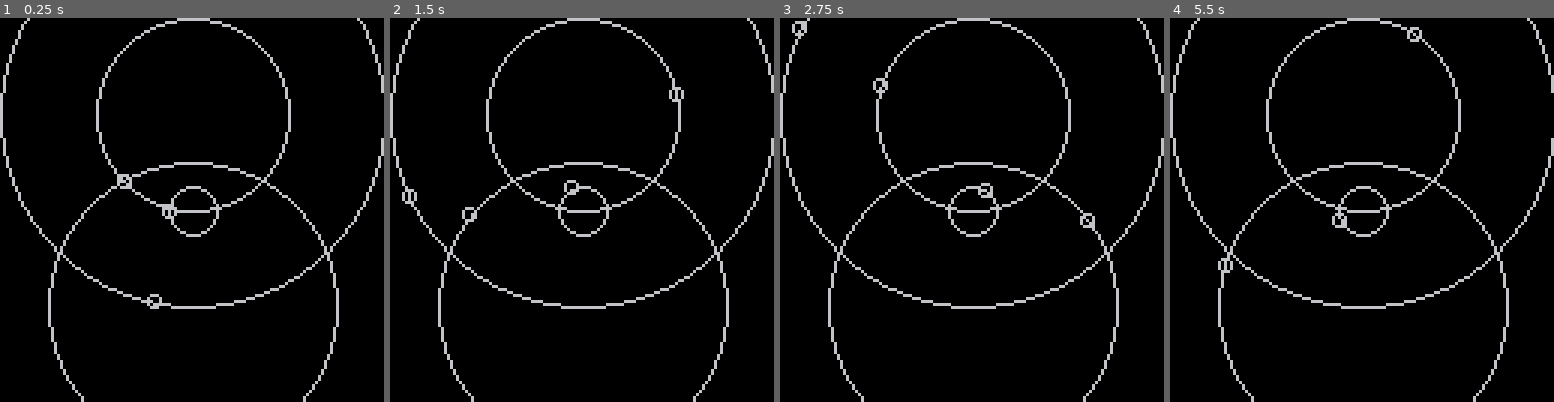
Above: before the commit, frames 1-4 (left to right).
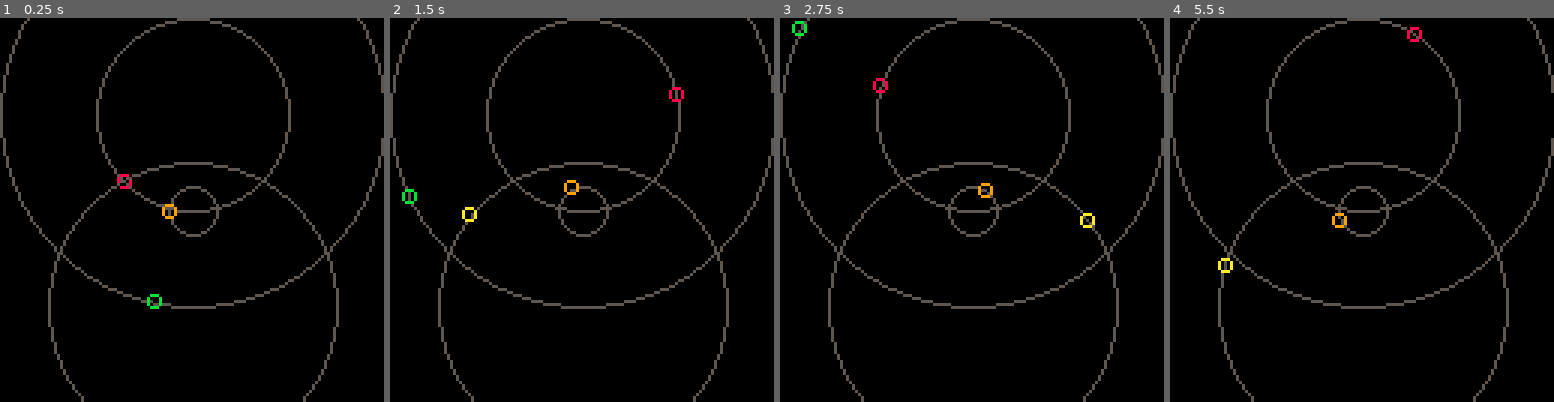
Above: after the commit, the same moments.

Repository: adam-sporka/pico-8-projects
Game: PICO-8 cartridge incomplete/proximity-makes-sound.p8
The game is run twice, just before and just after one commit, with the same random seed, the same clock (stepped at 60 frames per second) and the same inputs.
Inputs:
- Up to frame 1 (0.25 s): no input
- Up to frame 2 (1.5 s): no input
- Up to frame 3 (2.75 s): no input
- Up to frame 4 (5.5 s): no input

The runs differ from the first frame. In frame 1, 4.1% of the frame differs, in the area x 0-100%, y 0-100%; in frame 2, 4.2%; in frame 3, 4.2%; in frame 4, 4.2%.

Commit message:
Proximity Makes Sound: distance <=> pitch

Diff:
--- a/incomplete/proximity-makes-sound.p8
+++ b/incomplete/proximity-makes-sound.p8
@@ -1,10 +1,33 @@
 pico-8 cartridge // http://www.pico-8.com
 version 20
 __lua__
+last_beep_channel=3
+function beep(note)
+	--if note>63 then note=63 end
+	note=note%64
+	channel=(last_beep_channel+1)%4
+	al=0x3200+68*channel+2*0
+	ah=al+1
+	c=0
+	e=0
+	v=2
+	w=5
+	p=note
+	bh=shl(c,7)+shl(e,4)+shl(v,1)+shr(w,2)
+	bl=shl(w%4,6)+p
+	poke(al,bl)
+	poke(ah,bh)
+	a=0x3200+68*channel+65
+	poke(a,15)
+	sfx(channel)
+	last_beep_channel=channel
+end
+
 discs={}
 function new_disc(x,y,r,a,w)
 	d={}
 	d.x,d.y,d.r,d.a,d.w=x,y,r,a,w
+	d.color=(#discs)%8+8
 	add(discs,d)
 	return #discs
 end
@@ -13,7 +36,7 @@
 function new_link(i1,i2)
 	l={}
 	l.i1,l.i2=i1,i2
-	l.f,l.e,l.d,l.t=999,999,999,false
+	l.f,l.e,l.d,l.t=0,0,0,false
 	add(links,l)
 end
 
@@ -47,16 +70,16 @@
 	cls()
 	for i=1,#discs do
 		x,y,r=get_disc_pos(i)
-	 circ(x,y,r)
+	 circ(x,y,r,5)
 		x,y=get_point_pos_now(i)
-		circ(x,y,2)
+		circ(x,y,2,discs[i].color)
 	end
 	for i=1,#links do
 		if links[i].t>0 then
 			x1,y1=get_point_pos_now(links[i].i1)
 			x2,y2=get_point_pos_now(links[i].i2)
-			line(x1,y1,x2,y2)
-			sfx(links[i].t)
+			line(x1,y1,x2,y2,6)
+			beep(links[i].d)
 		end
 	end
 end
@@ -75,7 +98,7 @@
 		x2,y2=get_point_pos_next(links[i].i2)
 		d1=abs(x2-x1)
 		d2=abs(y2-y1)
-		d=d1*d1+d2*d2
+		d=sqrt(d1*d1+d2*d2)
 		links[i].d=d
 		f=links[i].f
 		e=links[i].e
Not shown, changed: the sound effects (__sfx__) section of incomplete/proximity-makes-sound.p8
